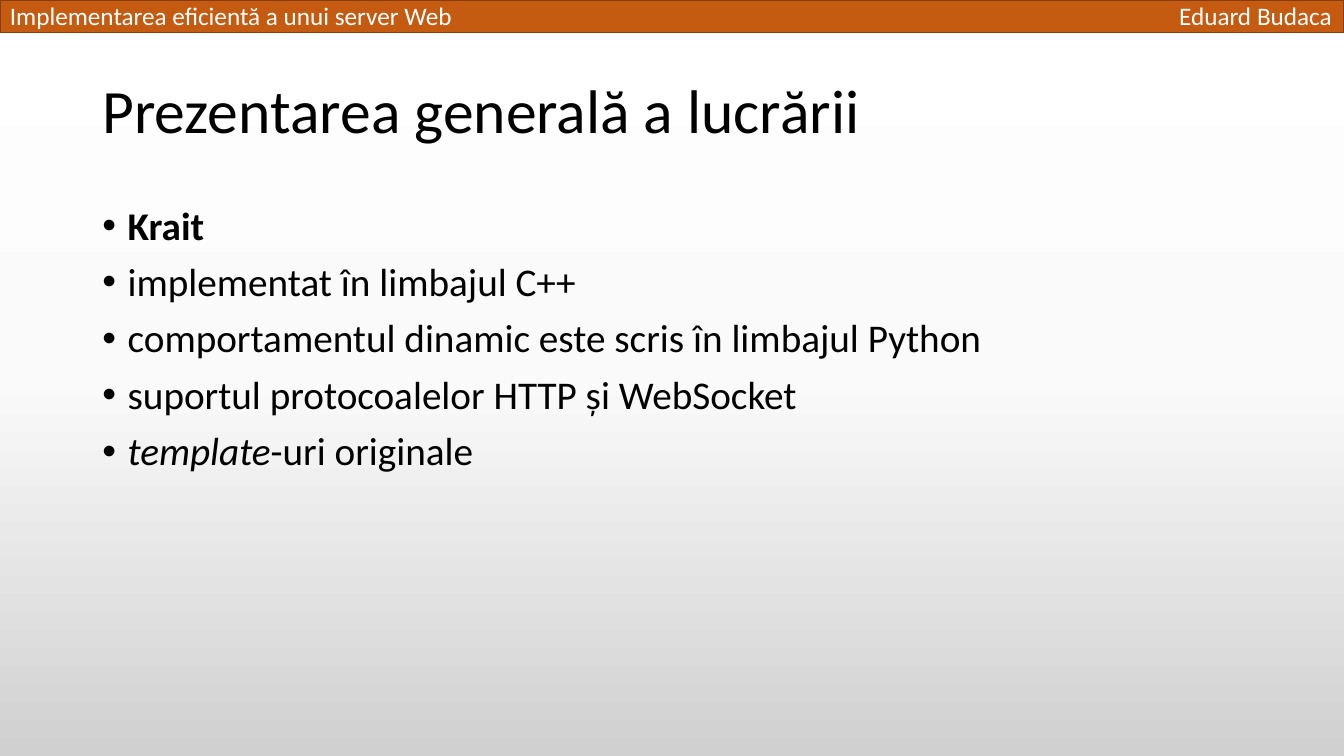
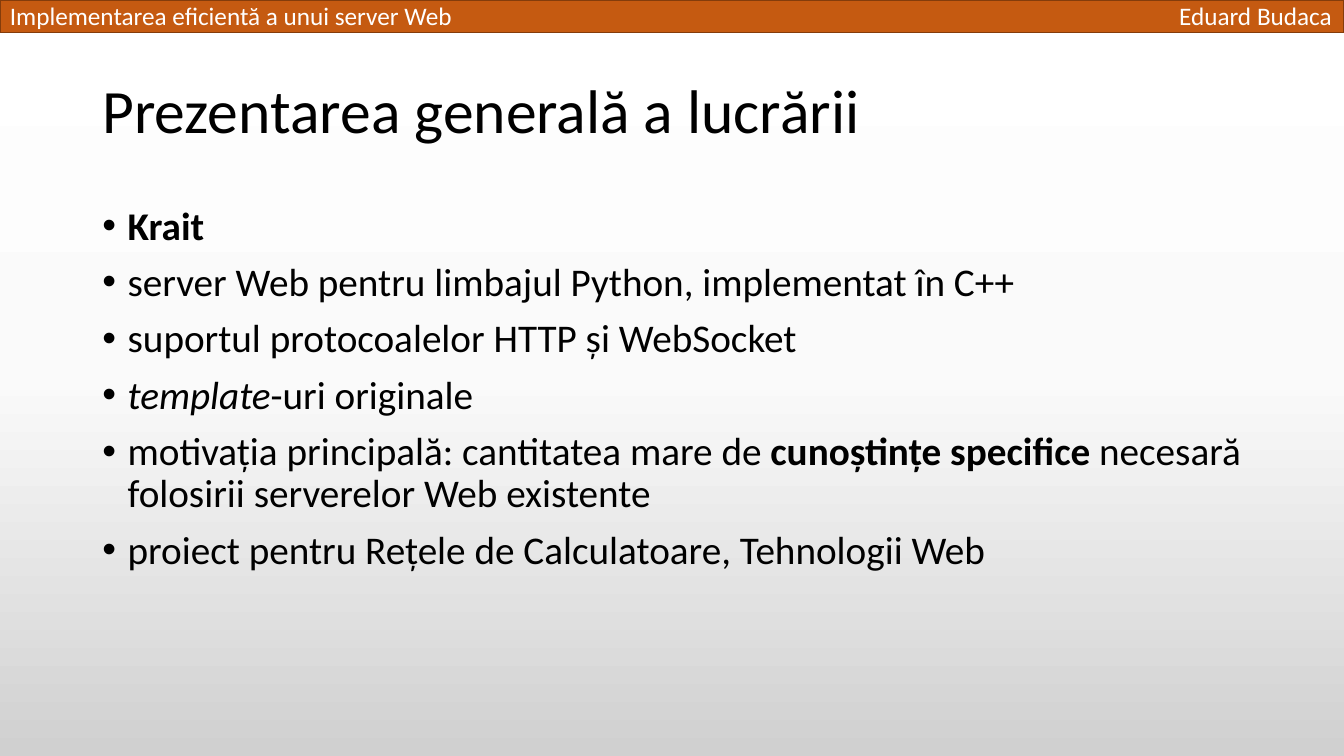
Before and after one commit to TED-996/bachelor-thesis-pack, a slide deck: slide 2 of Licenta2018BudacaEduard/Implementarea eficientă a unui server Web.pptx. Drawn at 1344x756 pixels with LibreOffice and Linux fonts; fonts in the diff are those of the drawing. Boxes give left, top, right and bottom in pixels: in the first picture for what was removed or moved away, otherwise in the second. Text is boxed around its words. In the diff, an @@ line names an element or a change of style, - is before the commit and + after.

```diff
--- a/Licenta2018BudacaEduard/Implementarea eficientă a unui server Web.pptx
+++ b/Licenta2018BudacaEduard/Implementarea eficientă a unui server Web.pptx
@@ text at bbox=[128, 268, 1014, 303]: text changed @@
-• implementat în limbajul C++
-• comportamentul dinamic este scris în limbajul Python
+• server Web pentru limbajul Python, implementat în C++
@@ text at bbox=[128, 437, 1241, 571]: paragraphs added @@
+• motivația principală: cantitatea mare de cunoștințe specifice necesară folosirii serverelor Web existente
+• proiect pentru Rețele de Calculatoare, Tehnologii Web
```
Also in this commit, not shown: 6 other slides changed, 3 slides removed.
